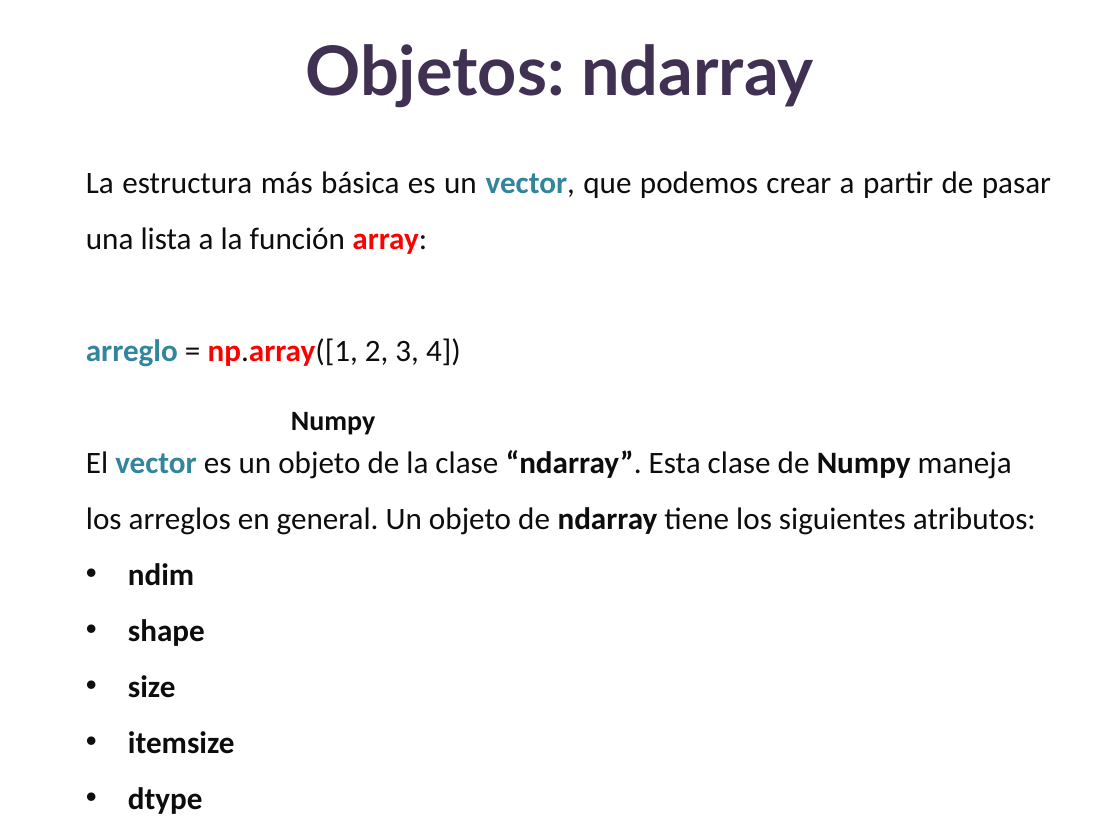
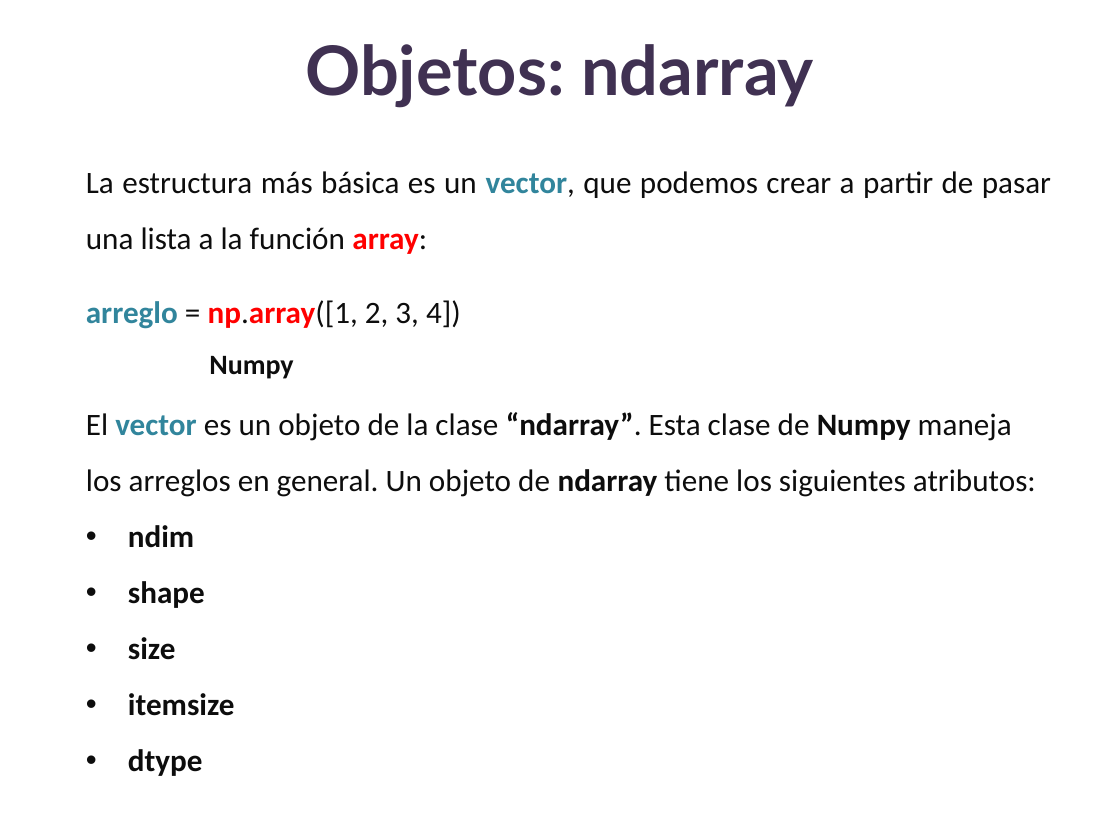
Before and after one commit to lizetheP/Analitica, a slide deck: slide 5 of Calendario2023/presentaciones/20_Arreglos.pptx. Drawn at 1120x840 pixels with LibreOffice and Linux fonts; fonts in the diff are those of the drawing. Boxes give left, top, right and bottom in pixels: in the first picture for what was removed or moved away, otherwise in the second. Text is boxed around its words. In the diff, an @@ line names an element or a change of style, - is before the commit and + after.

```diff
--- a/Calendario2023/presentaciones/20_Arreglos.pptx
+++ b/Calendario2023/presentaciones/20_Arreglos.pptx
@@ text "La estructura más básica es ..." rewrapped from (86, 171, 1051, 814) to (86, 171, 1051, 776) @@
@@ text "Numpy": place and size @@
-text "Numpy" at (291, 412, 375, 435)
+text "Numpy" at (209, 356, 293, 379)
```
Also in this commit, not shown: 3 other slides changed, 2 other files.
